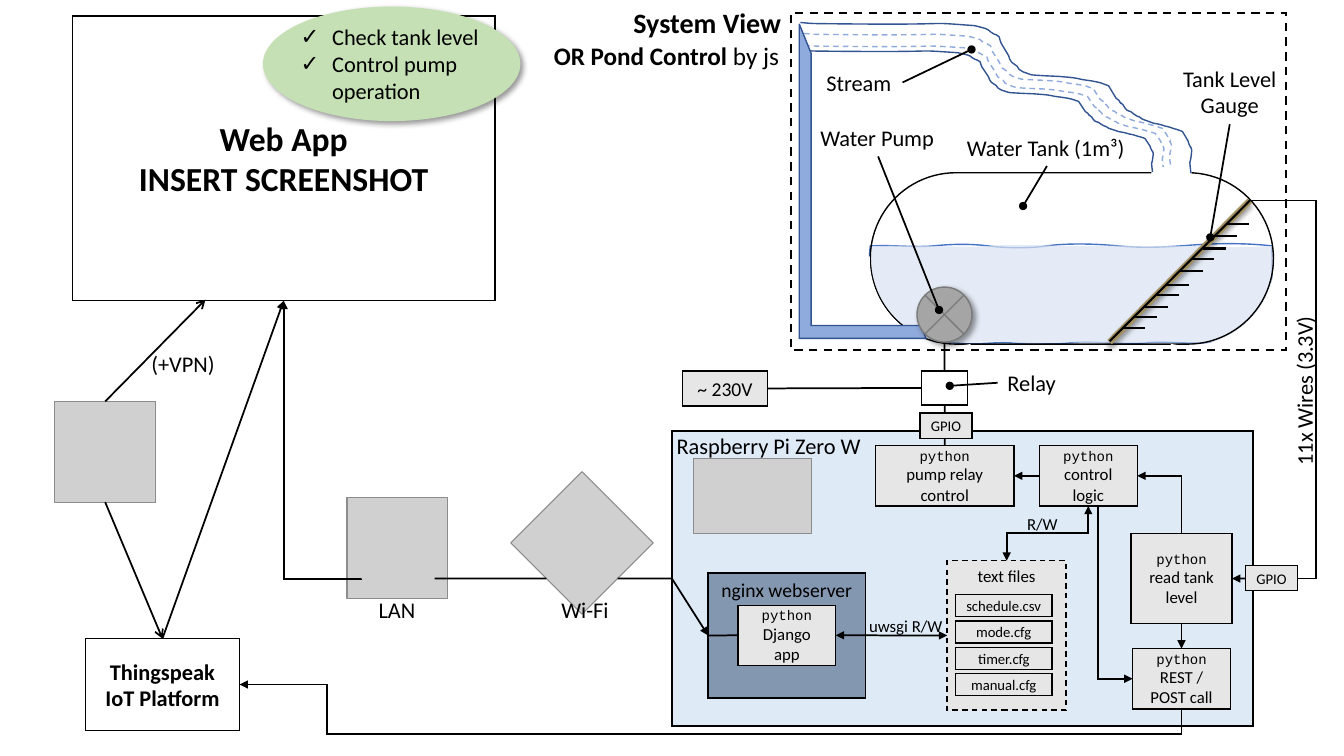
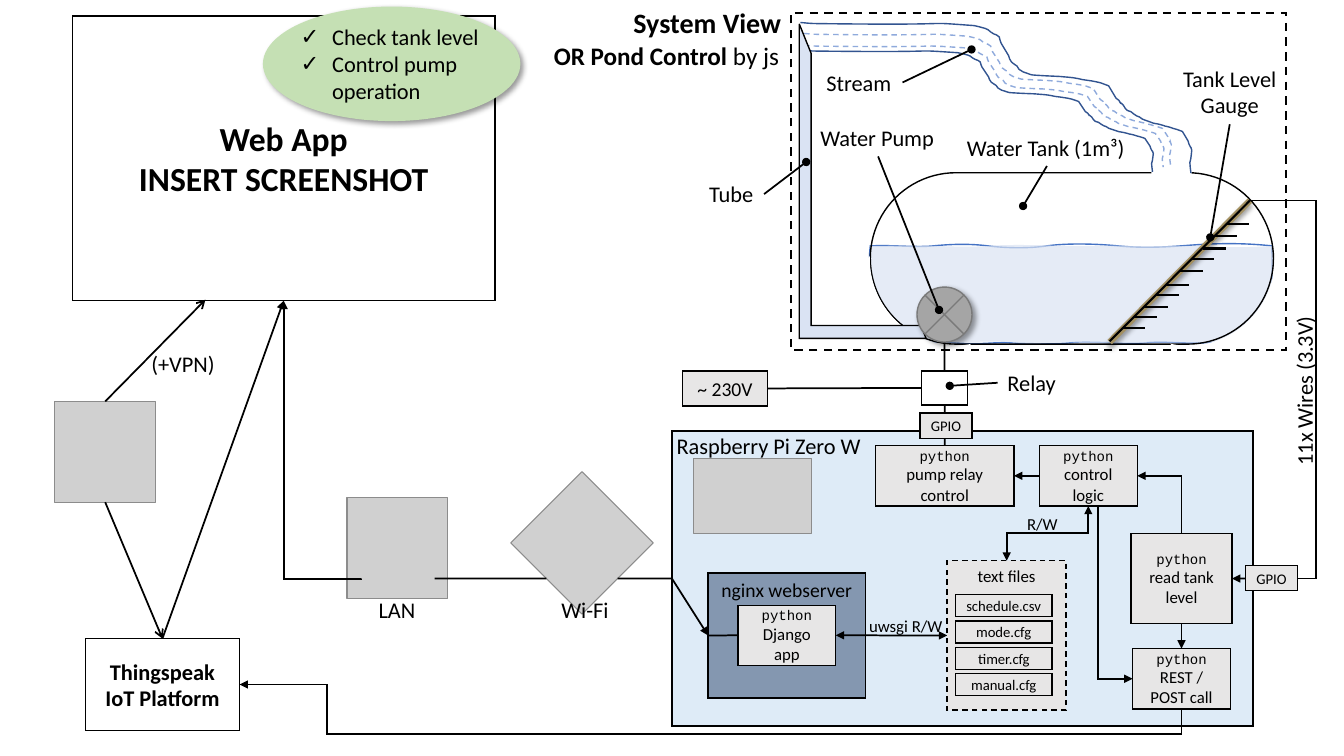
Before and after one commit to jros92/pumpcontrol, a slide deck: slide 1 of documentation/SystemView-1_HighLevel.pptx. Drawn at 1344x756 pixels with LibreOffice and Linux fonts; fonts in the diff are those of the drawing; grey boxes stand for pictures. Boxes give left, top, right and bottom in pixels: in the first picture for what was removed or moved away, otherwise in the second. Text is boxed around its words. In the diff, an @@ line names an element or a change of style, - is before the commit and + after.

Commit message:
Updated documentation: System Diagram 1 minor additions

```diff
--- a/documentation/SystemView-1_HighLevel.pptx
+++ b/documentation/SystemView-1_HighLevel.pptx
@@ half frame at [800, 24, 927, 339]: fill #8FAADC to #DAE3F3; outline #325491 1 pt to #000000 1 pt @@
@@ arrow added from (764, 195) to (807, 162), #000000 1.25 pt @@
@@ text added at [709, 186, 753, 202], 16 pt, text #000000 @@
+Tube
```
